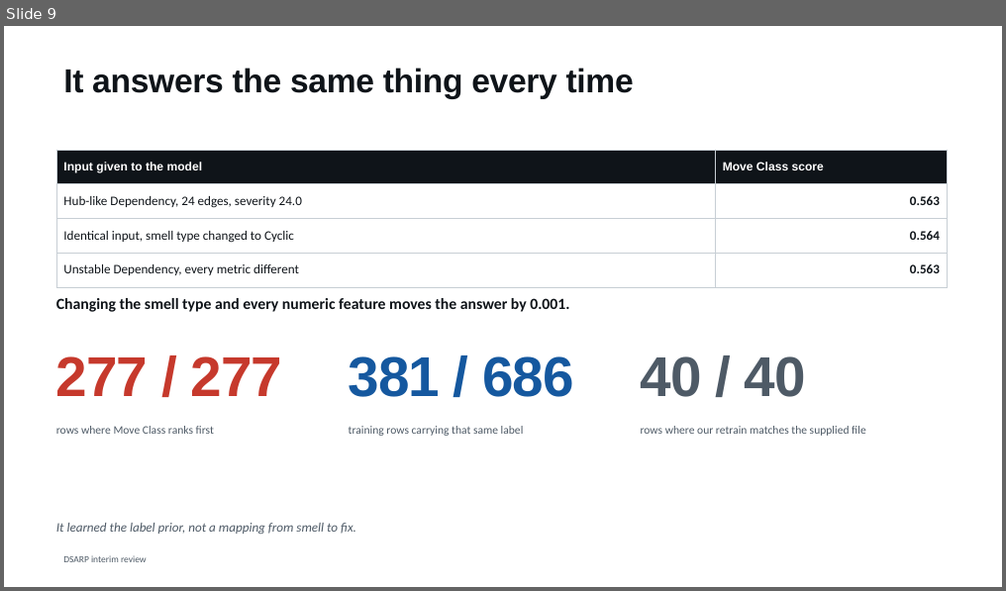
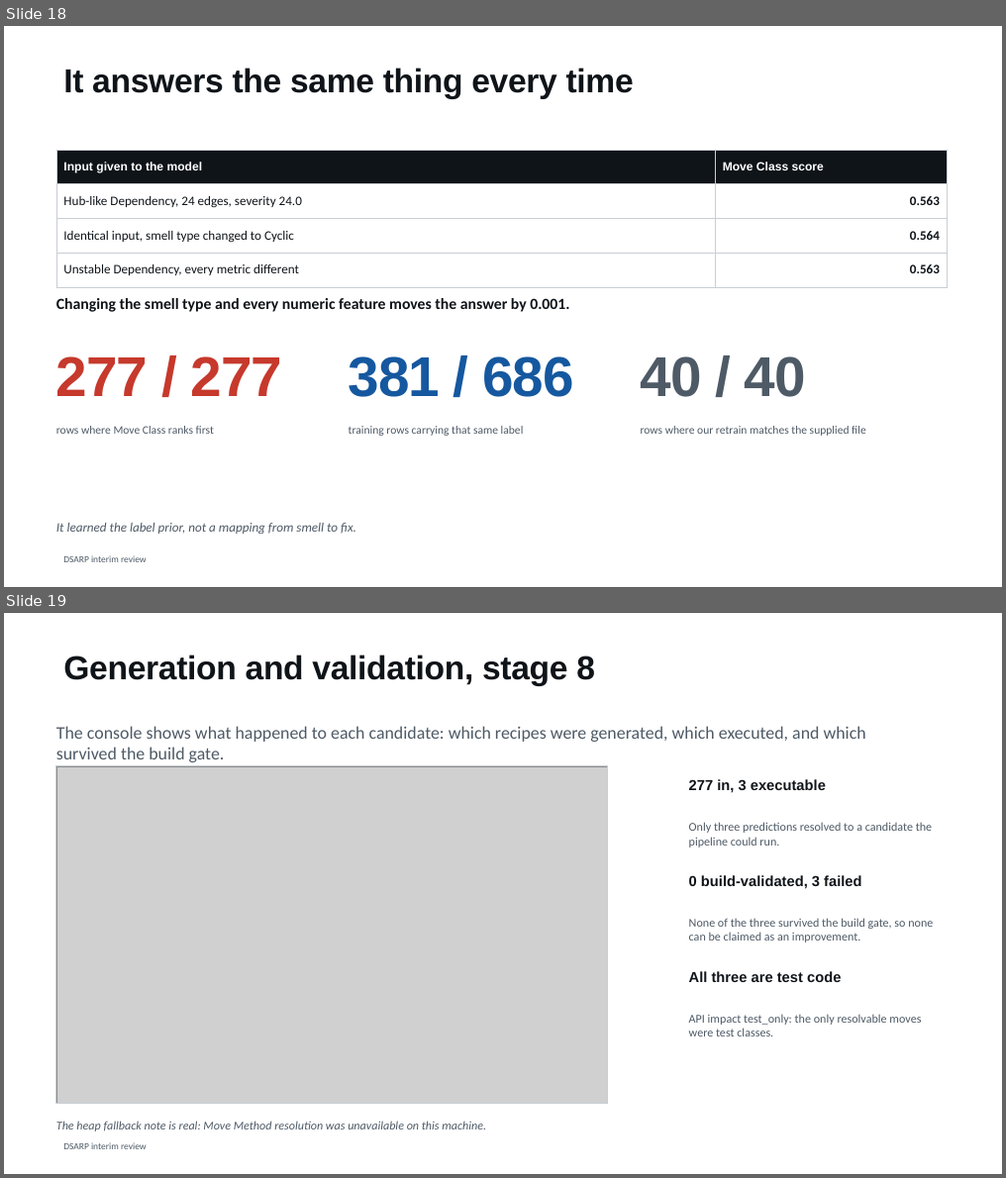
Before and after one commit to shimoriki/DSARPProject, a slide deck: docs/DSARP_interim_review.pptx. Shown one above the other, each under a label of ours: slide 9 before the commit, slides 18 and 19 after it. The pictures are 1006x591 and 1006x1178 pixels, drawn with LibreOffice and Linux fonts; fonts in the diff are those of the drawing; grey boxes stand for pictures. Boxes give left, top, right and bottom in pixels: in the first picture for what was removed or moved away, otherwise in the second. Text is boxed around its words. In the diff, an @@ line names an element or a change of style, - is before the commit and + after.

```diff
--- a/docs/DSARP_interim_review.pptx
+++ b/docs/DSARP_interim_review.pptx
@@ slide 19 added at (4, 613, 1002, 1174), background #FFFFFF; not listed: 1 template element that a slide beside it also shows @@
@@ title added at (63, 655, 595, 686), 32 pt, text #0F1419, bold @@
+Generation and validation, stage 8
@@ text added at (56, 726, 866, 762), 17 pt, text #4E5A66 @@
+The console shows what happened to each candidate: which recipes were generated, which executed, and which survived the build gate.
@@ picture added at (56, 766, 607, 1103) @@
@@ rectangle added at (56, 766, 607, 1103), outline #C7CED4 1 pt @@
@@ text added at (689, 779, 826, 793), 14 pt, text #0F1419, bold @@
+277 in, 3 executable
@@ text added at (689, 822, 932, 848), 11.5 pt, text #4E5A66 @@
+Only three predictions resolved to a candidate the pipeline could run.
@@ text added at (689, 875, 861, 889), 14 pt, text #0F1419, bold @@
+0 build-validated, 3 failed
@@ text added at (689, 918, 933, 943), 11.5 pt, text #4E5A66 @@
+None of the three survived the build gate, so none can be claimed as an improvement.
@@ text added at (689, 971, 841, 982), 14 pt, text #0F1419, bold @@
+All three are test code
@@ text added at (689, 1014, 921, 1037), 11.5 pt, text #4E5A66 @@
+API impact test_only: the only resolvable moves were test classes.
@@ text added at (56, 1121, 486, 1132), 11.5 pt, text #4E5A66, italic @@
+The heap fallback note is real: Move Method resolution was unavailable on this machine.
@@ what was slide 9 is now slide 18 @@
```
Also in this commit, not shown: 7 slides changed, 18 other slides added, 1 slide removed, 9 other files.
